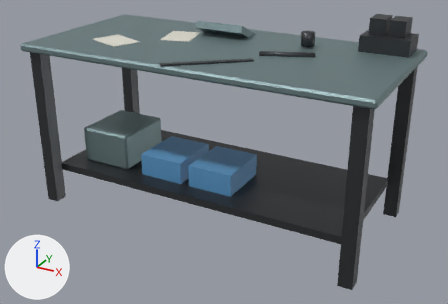
The glTF model art/visuals/generated/modules/work_island.glb: old version first, new version second.
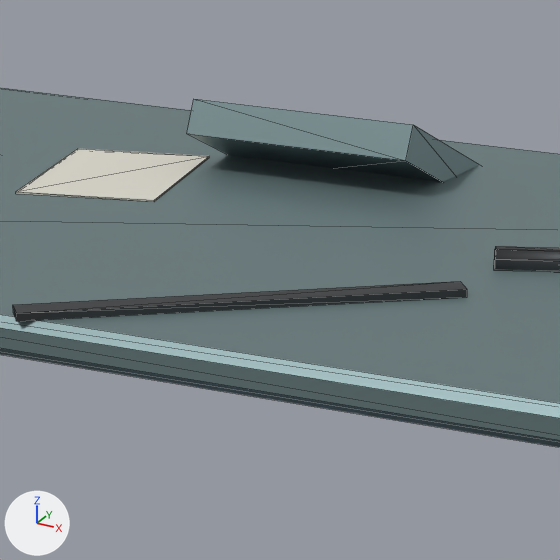
Old and new are each drawn whole from a camera (50 mm lens) standing at (1.53, -2.737, 1.705) and looking at (0.056, -0.058, 0.366) and again close up on the part from 35% to 61% of the width and 0% to 38% of the height. Every picture has the same lights, and +X, +Y and +Z are marked at lower left. The last two pictures show the newer version. The close-ups show mesh edges as thin lines. Vertices at exactly the same position are counted once.

The first close-up shows 'work_island'.
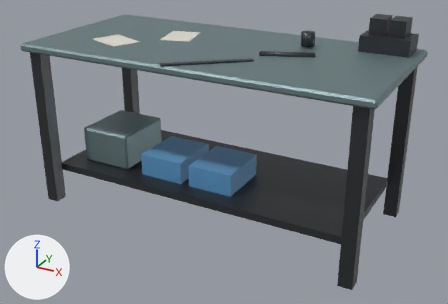
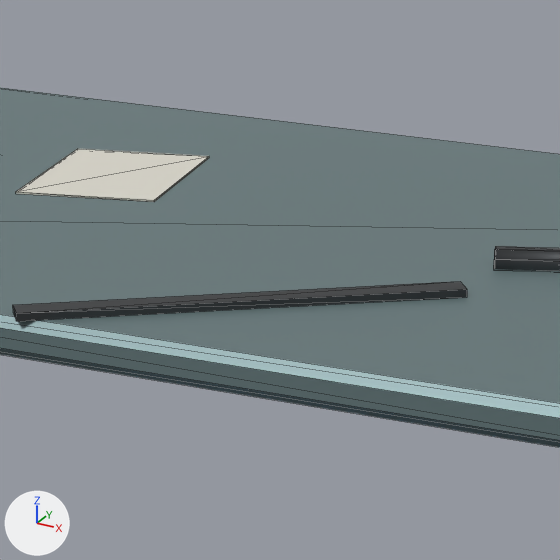
Location of each change, [x1, y1, x2, y2] in pixels of the close-ups (560 x 560 px):
part 1 of me_work_island, deleted: before [187, 99, 479, 182]

The change in detail:
me_work_island is used by ob_work_island; location (0.0, 0.0, 0.0).
me_work_island had 200 vertices, 328 faces and spanned x -0.95..0.95, y -0.45..0.45, z 0.0..1.08.
me_work_island now has 192 vertices, 316 faces and spans x -0.95..0.95, y -0.45..0.45, z 0.0..1.08.
me_work_island part 1: the loose piece of 8 vertices spanning x -0.24..0.04, y 0.16..0.36, z 0.88..1.0 is deleted.
